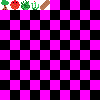
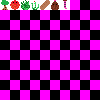
Layers edited between the first and the second 100×100 image:
painted on "Entities.png" over bbox(50, 0, 70, 10)
